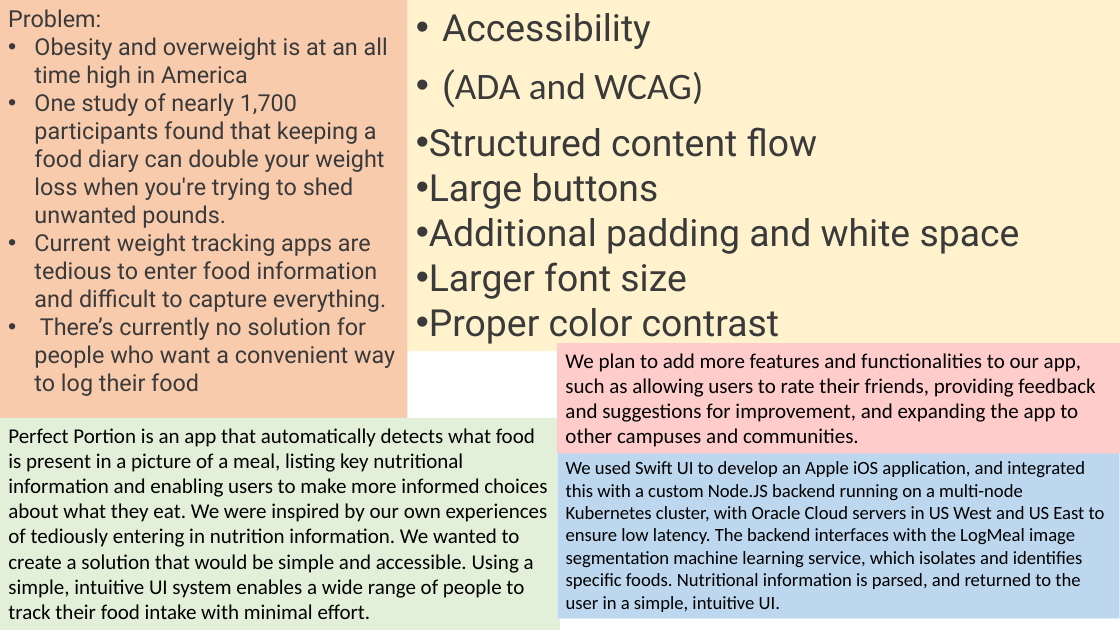
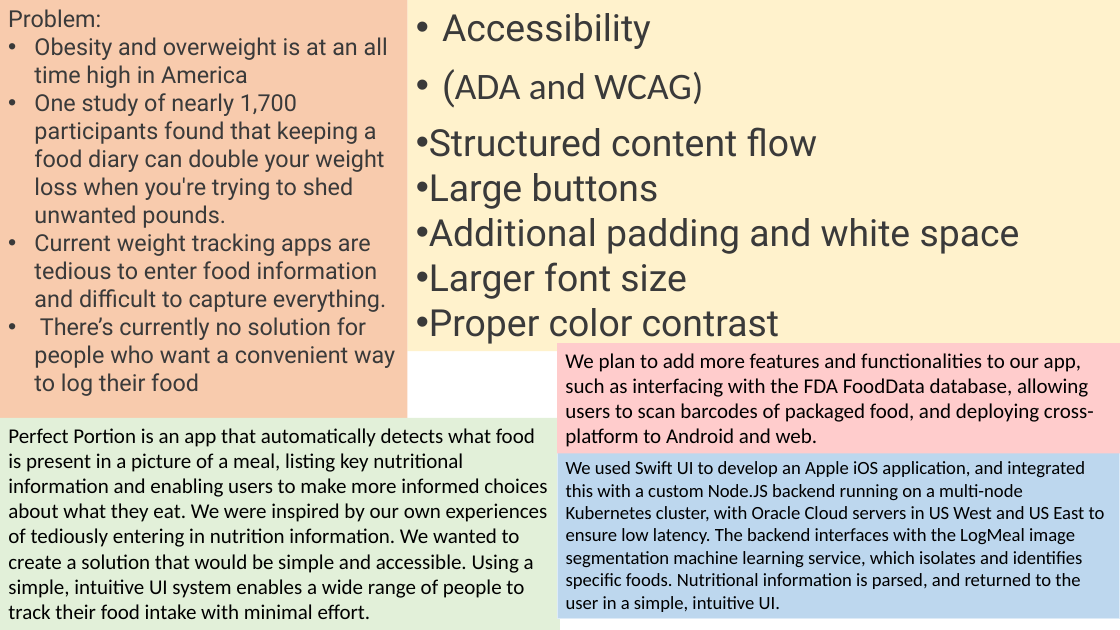
Before and after one commit to asareynolds/PerfectPortion, a slide deck: slide 1 of HackPSU.pptx. Drawn at 1120x630 pixels with LibreOffice and Linux fonts; fonts in the diff are those of the drawing. Boxes give left, top, right and bottom in pixels: in the first picture for what was removed or moved away, otherwise in the second. Text is boxed around its words. In the diff, an @@ line names an element or a change of style, - is before the commit and + after.

Commit message:
updated powerpoint

```diff
--- a/HackPSU.pptx
+++ b/HackPSU.pptx
@@ text in rectangle at [565,353,1094,447]: text changed @@
-We plan to add more features and functionalities to our app, such as allowing users to rate their friends, providing feedback and suggestions for improvement, and expanding the app to other campuses and communities.
+We plan to add more features and functionalities to our app, such as interfacing with the FDA FoodData database, allowing users to scan barcodes of packaged food, and deploying cross-platform to Android and web.
```
